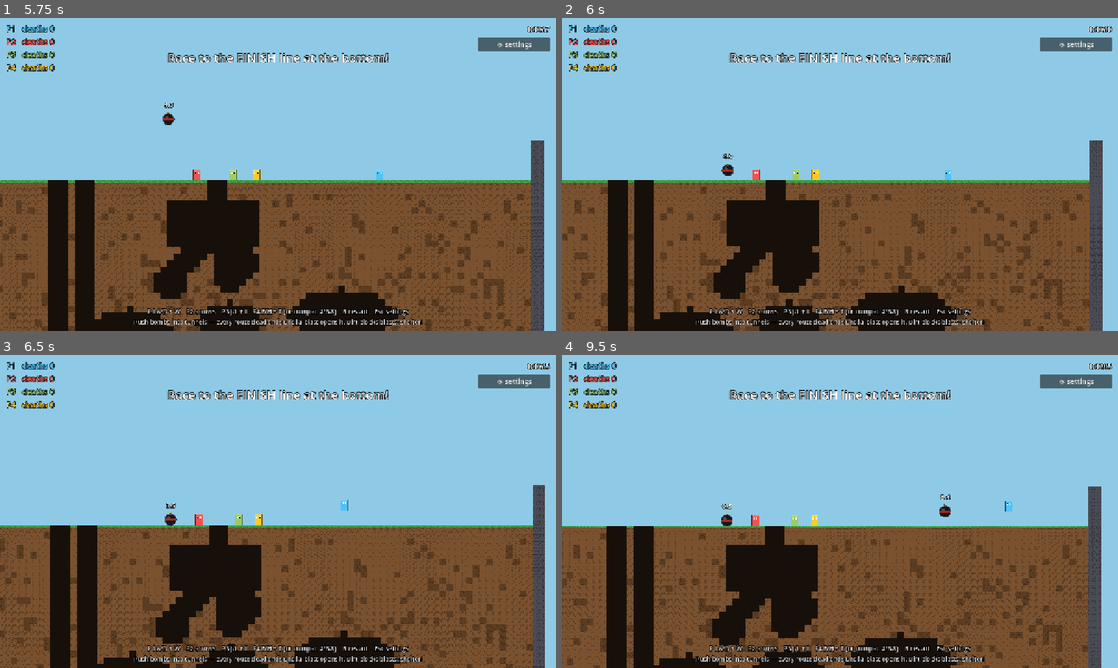
Above: before the commit, frames 1-4 (two rows, left to right).
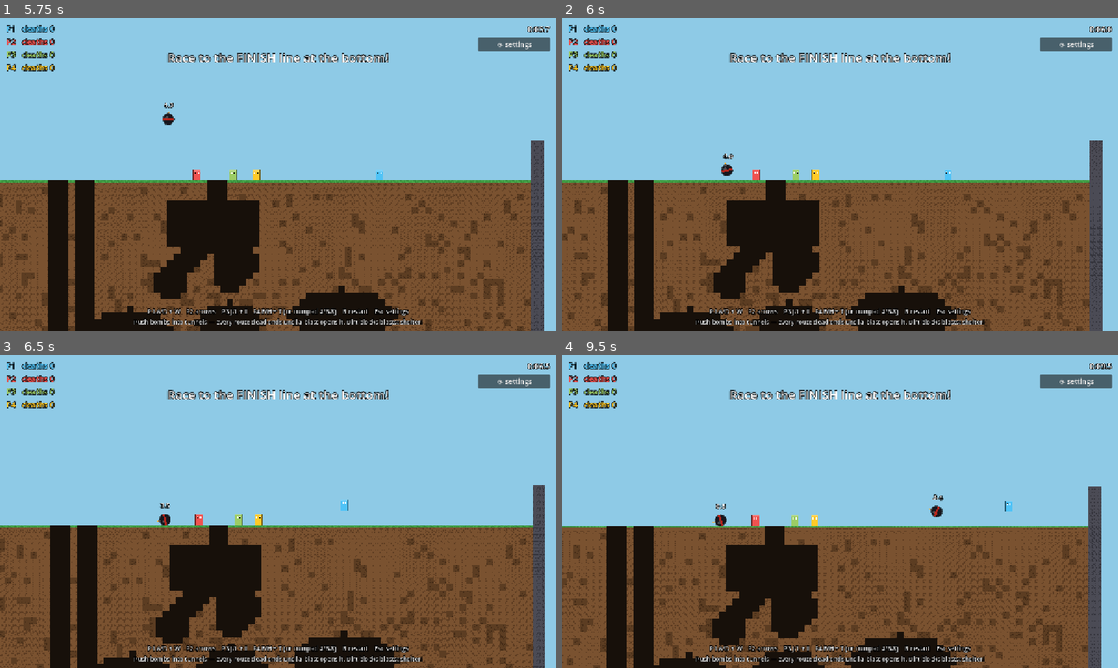
Above: after the commit, the same moments.

Repository: uchy4/dummy
Game: Godot game, scene res://scenes/main.tscn
The game is run twice, just before and just after one commit, with the same random seed, the same clock (stepped at 60 frames per second) and the same inputs.
Inputs (mouse positions are in pixels of both pictures, inside the frame that each line leads up to):
- Up to frame 1 (5.75 s): tap Enter (ui_accept) at 0.5 s; move the mouse to (400, 158) at 0.52 s; hold D (p1_right) 0.53-2.03 s; tap J at 0.6, 5.1 s; click (400, 158) at 0.67 s; tap W (p1_jump) at 0.77, 1.52, 3.02, 3.77, 4.52 s; move the mouse to (166, 190) at 1.27 s; tap L at 1.35 s; move the mouse to (333, 105) at 2.02 s; hold A (p1_left) 2.03-2.78 s; tap I at 2.1 s; move the mouse to (250, 237) at 2.77 s; hold D (p1_right) 2.78-4.28 s; tap F at 2.85 s; click (250, 237) at 2.92 s; move the mouse to (444, 221) at 3.52 s; tap H at 3.6 s; move the mouse to (111, 127) at 4.27 s; hold A (p1_left) 4.28-5.03 s; tap T at 4.35 s; move the mouse to (305, 174) at 5.02 s; hold D (p1_right) from 5.03 s (still down); click (305, 174) at 5.17 s
- Up to frame 2 (6 s): move the mouse to (756, 96) at 5.77 s; release D (p1_right) at 5.78 s; hold A (p1_left) from 5.78 s (still down); tap L at 5.85 s
- Up to frame 3 (6.5 s): keep holding A (p1_left); tap W (p1_jump) at 6.02 s
- Up to frame 4 (9.5 s): move the mouse to (962, 495) at 6.52 s; tap I at 6.6 s; tap W (p1_jump) at 6.77, 7.52, 9.02 s; move the mouse to (728, 527) at 7.27 s; release A (p1_left) at 7.28 s; hold D (p1_right) from 7.28 s (still down); tap F at 7.35 s; click (728, 527) at 7.42 s; move the mouse to (895, 442) at 8.02 s; tap H at 8.1 s; move the mouse to (812, 574) at 8.77 s; tap T at 8.85 s

Frame 1 is identical in both runs. In frame 2, less than 0.1% of the frame differs, in the area x 28-31%, y 43-51%; in frame 3, 0.1%; in frame 4, 0.3%, in the area x 27-70%, y 44-55%.

Commit message:
Deflect bomb bounces sideways so they never pogo straight up in place
Co-Authored-By: Claude Fable 5 <noreply@anthropic.com>
Claude-Session: https://claude.ai/code/session_01QSJudmCHT44WHN37u3ZpBk

Diff:
--- a/bomb-shelter/scripts/bomb.gd
+++ b/bomb-shelter/scripts/bomb.gd
@@ -27,6 +27,7 @@
 var _blast_mult := 1.0
 var _body_color := Color(0.13, 0.13, 0.16)
 var _exploded := false
+var _prev_vy := 0.0
 var _label: Label
 
 
@@ -96,6 +97,14 @@
 func _physics_process(delta: float) -> void:
 	if _exploded:
 		return
+	# Deflect bounces sideways a little so a bomb never pogos straight up
+	# and down in place forever.
+	if _prev_vy > 120.0 and linear_velocity.y < -60.0:
+		var dev := absf(linear_velocity.y) * randf_range(0.15, 0.45)
+		linear_velocity.x += dev * (1.0 if randf() < 0.5 else -1.0)
+		angular_velocity += randf_range(-6.0, 6.0)
+	_prev_vy = linear_velocity.y
+
 	fuse -= delta
 	if fuse <= 0.0:
 		_explode()
